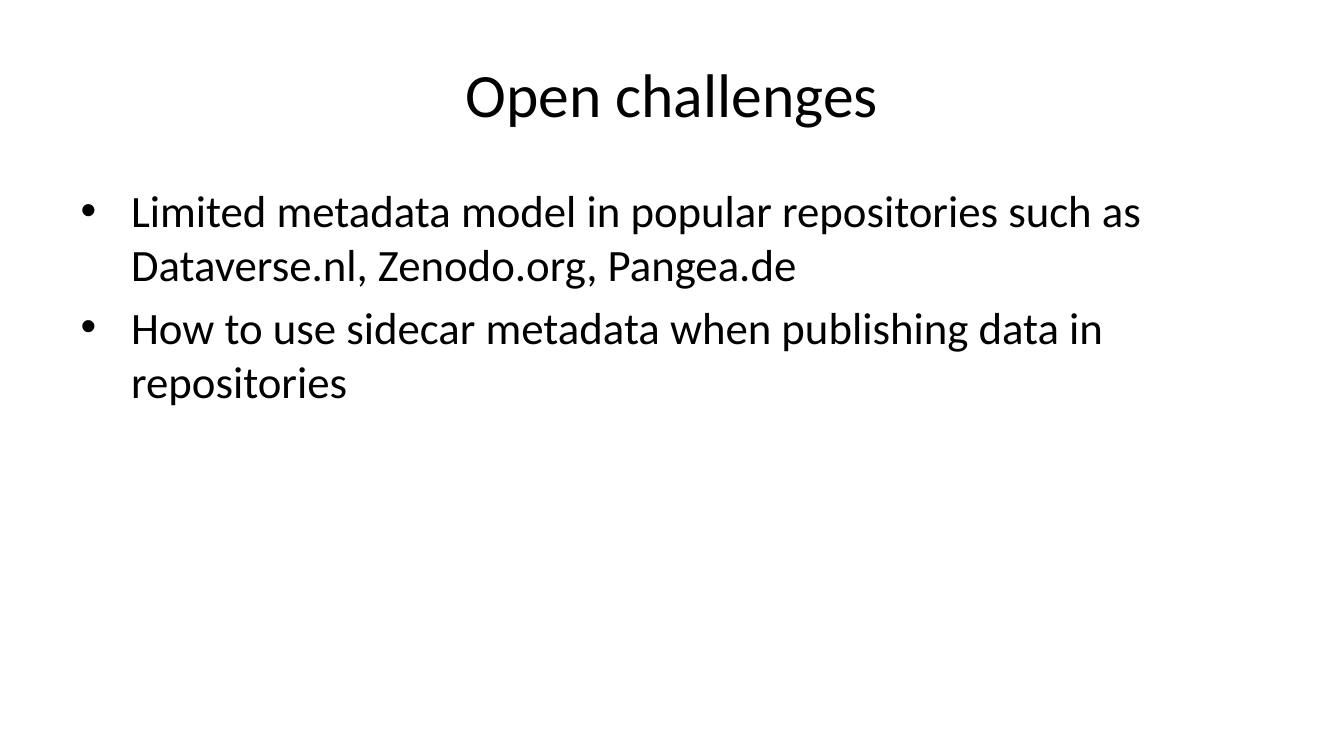
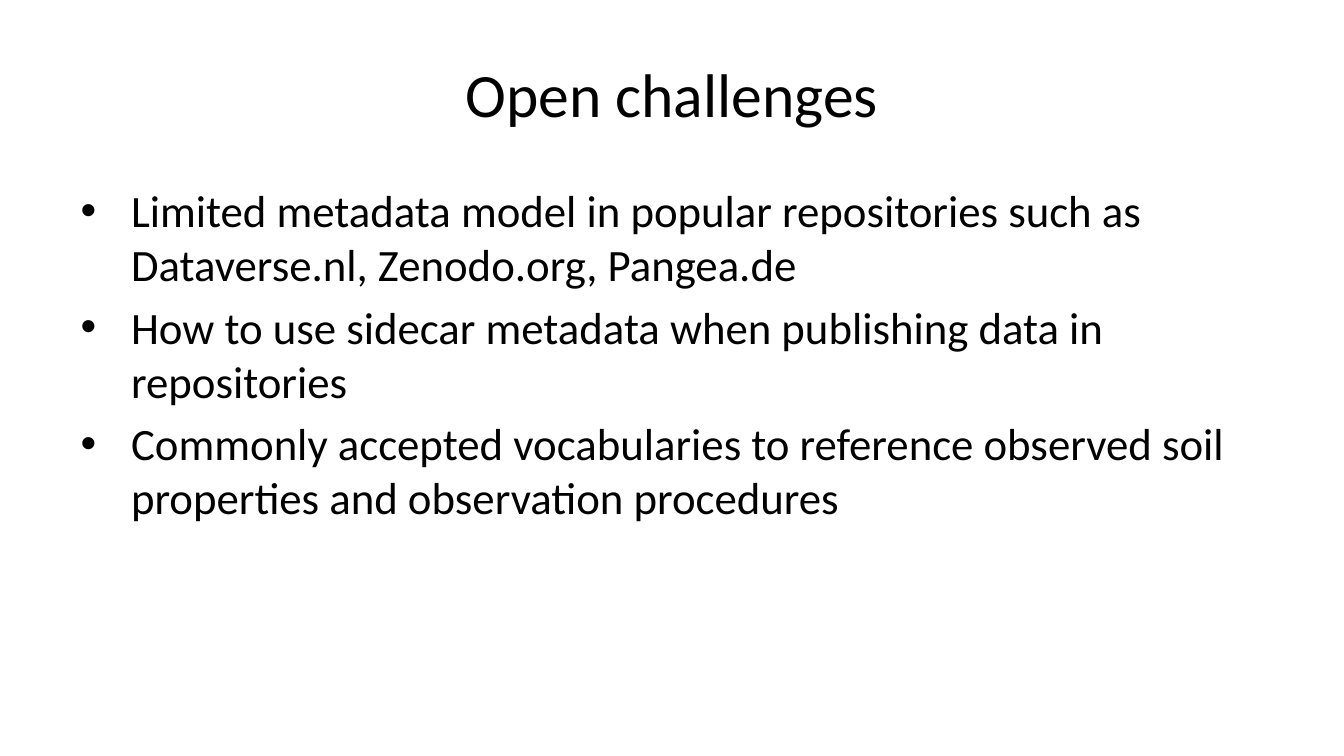
Before and after one commit to pvgenuchten/slides, a slide deck: slide 14 of slides/2026-metadataatisric.pptx (slide 13 before the commit). Drawn at 1344x756 pixels with LibreOffice and Linux fonts; fonts in the diff are those of the drawing. Boxes give left, top, right and bottom in pixels: in the first picture for what was removed or moved away, otherwise in the second. Text is boxed around its words. In the diff, an @@ line names an element or a change of style, - is before the commit and + after.

```diff
--- a/slides/2026-metadataatisric.pptx
+++ b/slides/2026-metadataatisric.pptx
@@ text at bbox=[131, 429, 1224, 522]: paragraph added @@
+• Commonly accepted vocabularies to reference observed soil properties and observation procedures
```
Also in this commit, not shown: 3 other slides changed, 1 slide added, 12 other files.
